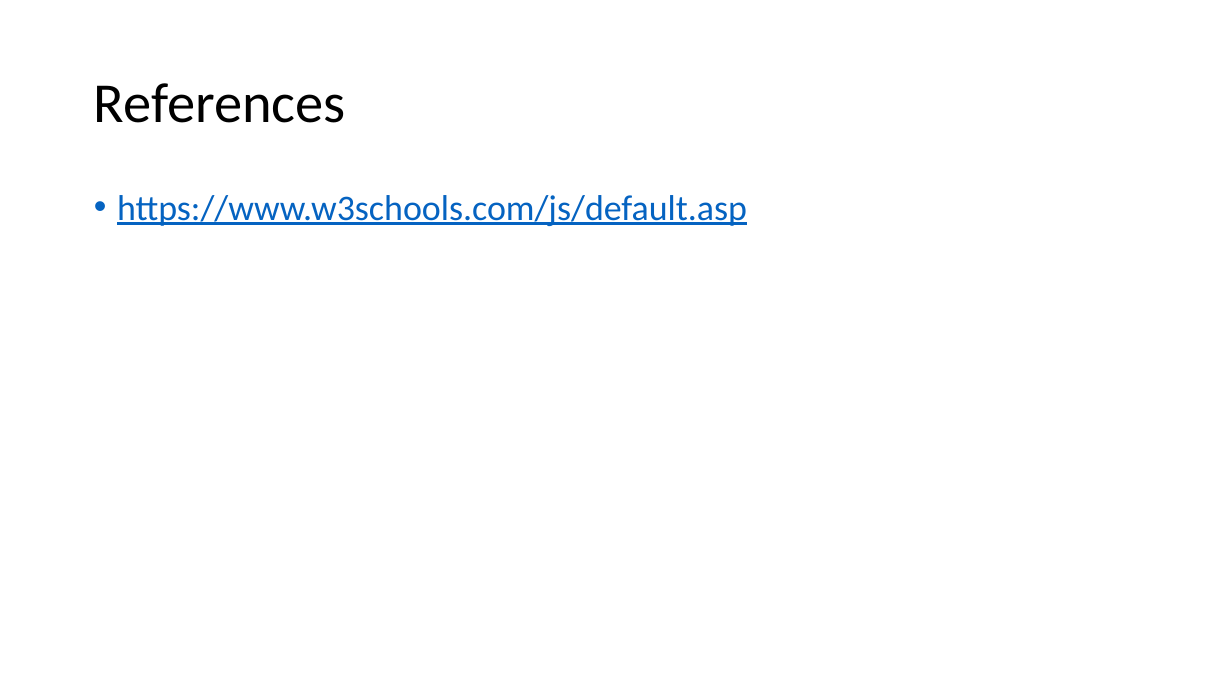
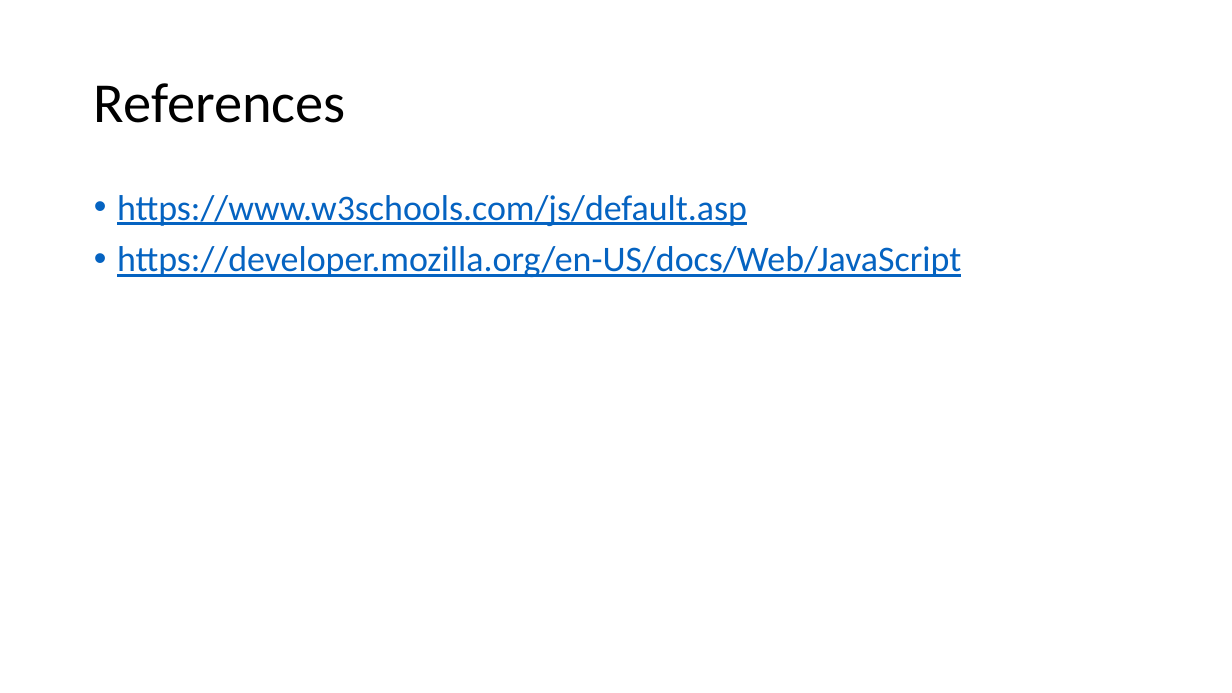
Before and after one commit to kamiuetian/MAD-SP23, a slide deck: slide 16 of Lecture- Slides/Lecture01.pptx. Drawn at 1232x693 pixels with LibreOffice and Linux fonts; fonts in the diff are those of the drawing. Boxes give left, top, right and bottom in pixels: in the first picture for what was removed or moved away, otherwise in the second. Text is boxed around its words. In the diff, an @@ line names an element or a change of style, - is before the commit and + after.

```diff
--- a/Lecture- Slides/Lecture01.pptx
+++ b/Lecture- Slides/Lecture01.pptx
@@ text at [117,246,961,277]: paragraph added @@
+• https://developer.mozilla.org/en-US/docs/Web/JavaScript
```
Also in this commit, not shown: 1 other slide changed, 1 other file.
